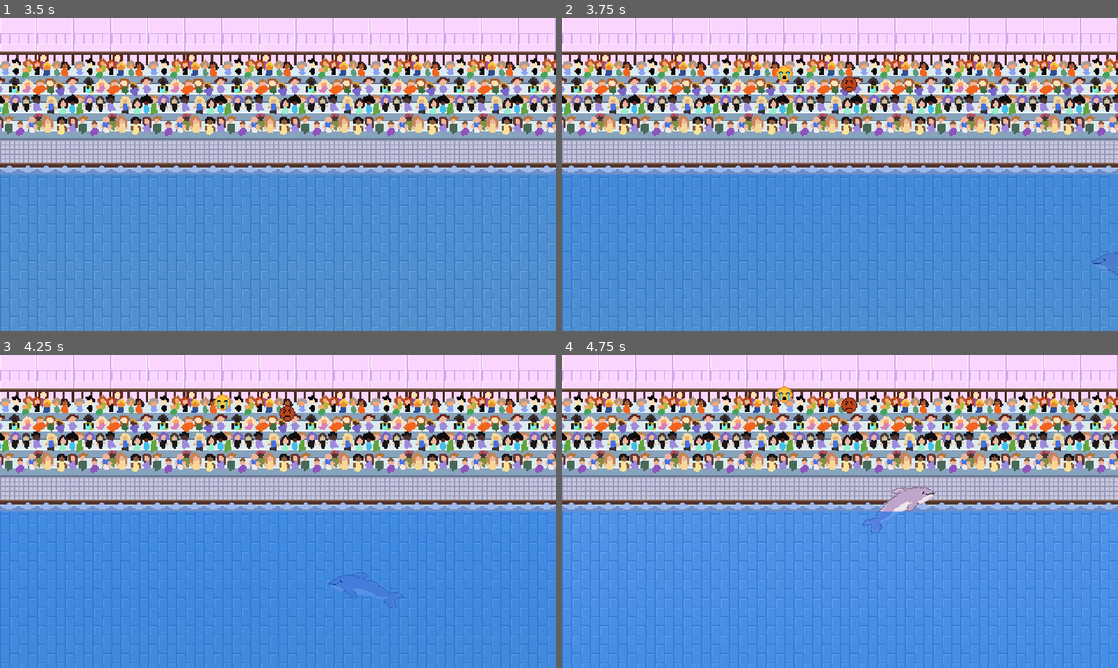
Above: before the commit, frames 1-4 (two rows, left to right).
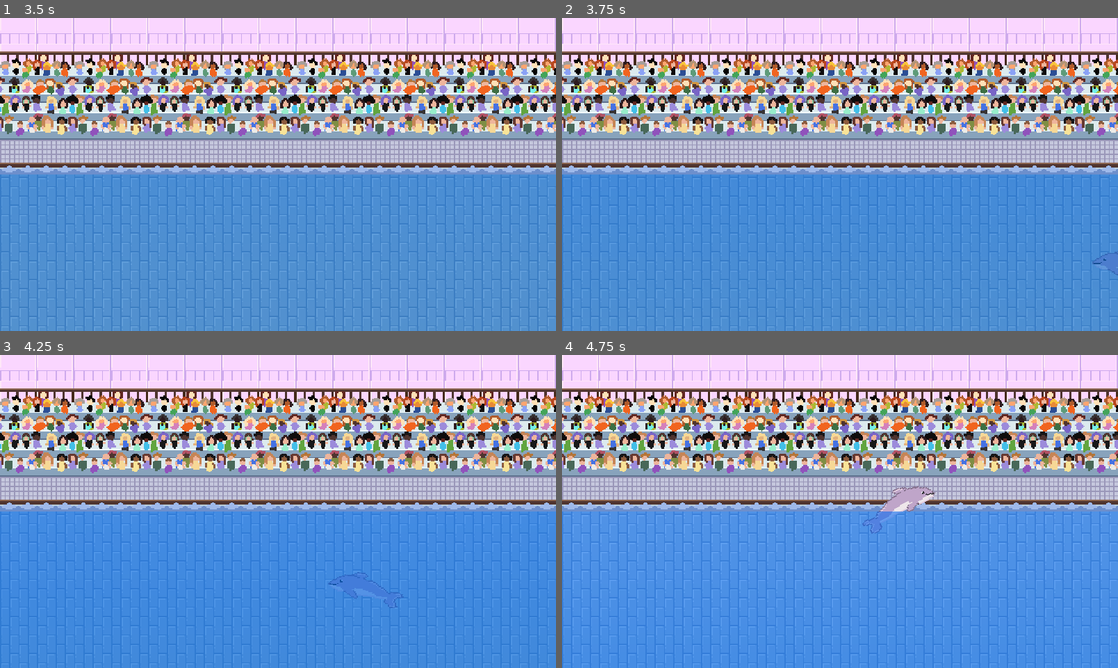
Above: after the commit, the same moments.

Repository: Kugelpanzer/GGJ-2024
Game: Godot game, scene res://Main.tscn
Same seed, same stepped clock (60 frames per second), same inputs: the game is played once before the commit and once after it.
Inputs (mouse positions are in pixels of both pictures, inside the frame that each line leads up to):
- Up to frame 1 (3.5 s): click "Start" at 0.5 s; move the mouse to (400, 158) at 1.27 s; move the mouse to (166, 190) at 2.02 s; move the mouse to (333, 105) at 2.77 s
- Up to frame 2 (3.75 s): tap Enter at 3.5 s; move the mouse to (812, 237) at 3.52 s
- Up to frame 3 (4.25 s): no input
- Up to frame 4 (4.75 s): move the mouse to (1006, 558) at 4.27 s

Frame 1 is identical in both runs. In frame 2, 0.2% of the frame differs, in the area x 38-54%, y 15-24%; in frame 3, 0.2%, in the area x 38-54%, y 12-22%; in frame 4, 0.2%.

Commit message:
score fix

Diff:
--- a/Main.gd
+++ b/Main.gd
@@ -30,7 +30,7 @@
 
 func new_game():
 	#get_tree().call_group(&"mobs", &"queue_free")
-	score = -60
+	score = 0
 	hoops_passed = 0
 	$Dolphin.start($StartPosition.position)
 	$StartTimer.start()
